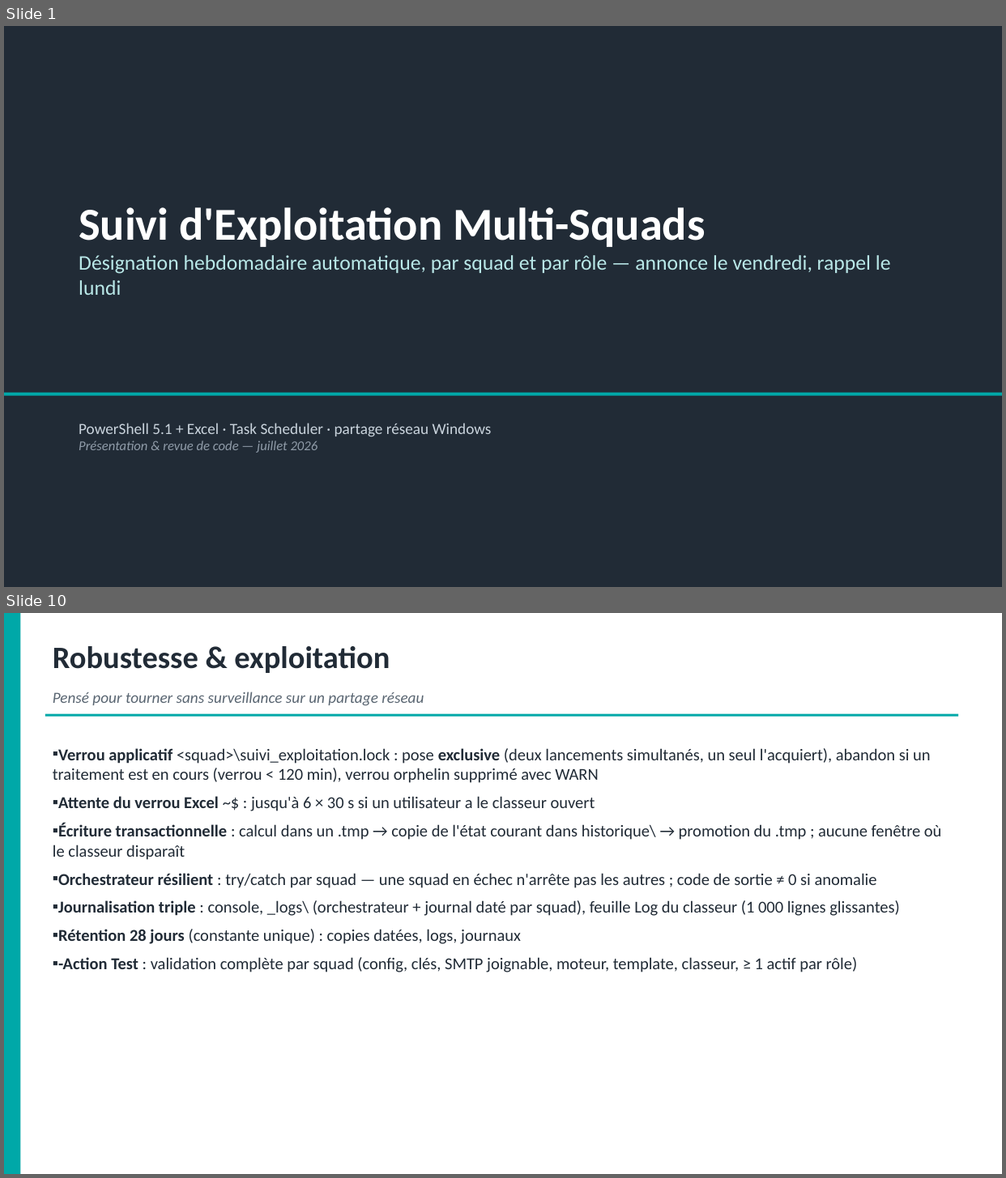
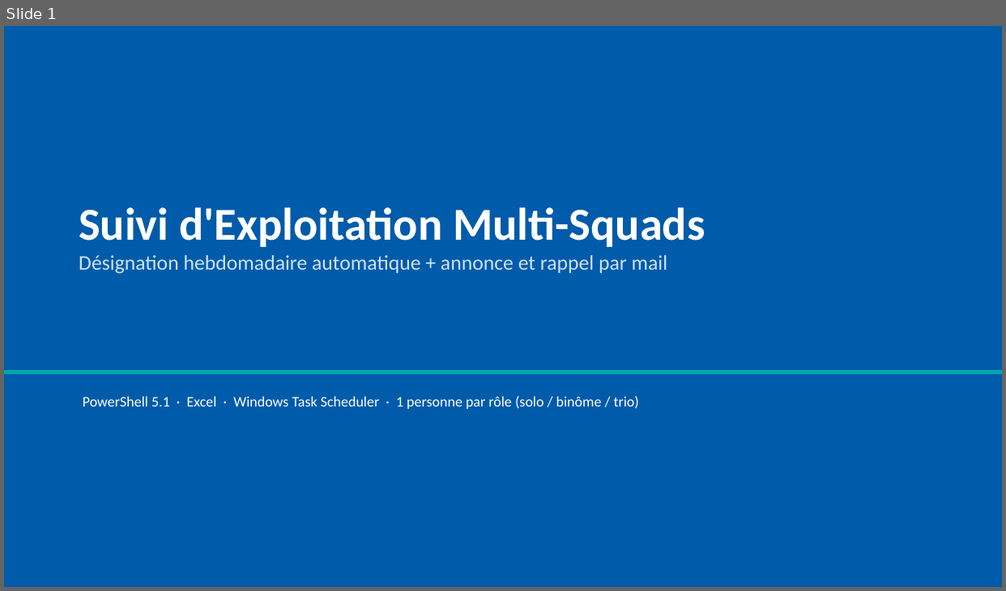
Before and after one commit to lucasyessad/mon_env, a slide deck: docs/Presentation-Suivi-Exploitation.pptx. Shown one above the other, each under a label of ours: slides 1 and 10 before the commit, slide 1 after it; the slides between them are not shown. The pictures are 1006x1178 and 1006x591 pixels, drawn with LibreOffice and Linux fonts; fonts in the diff are those of the drawing. Boxes give left, top, right and bottom in pixels: in the first picture for what was removed or moved away, otherwise in the second. Text is boxed around its words. In the diff, an @@ line names an element or a change of style, - is before the commit and + after.

```diff
--- a/docs/Presentation-Suivi-Exploitation.pptx
+++ b/docs/Presentation-Suivi-Exploitation.pptx
@@ slide 10 removed at bbox=[4, 613, 1002, 1174], background #FFFFFF @@
@@ rectangle removed at bbox=[4, 613, 20, 1174] @@
@@ text removed at bbox=[53, 646, 390, 673] @@
-Robustesse & exploitation
@@ text removed at bbox=[53, 692, 424, 706] @@
-Pensé pour tourner sans surveillance sur un partage réseau
@@ rectangle removed at bbox=[45, 714, 958, 717] @@
@@ text removed at bbox=[53, 748, 942, 973] @@
-▪ Verrou applicatif <squad>\suivi_exploitation.lock : pose exclusive (deux lancements simultanés, un seul l'acquiert), abandon si un traitement est en cours (verrou < 120 min), verrou orphelin supprimé avec WARN
-▪ Attente du verrou Excel ~$ : jusqu'à 6 × 30 s si un utilisateur a le classeur ouvert
-▪ Écriture transactionnelle : calcul dans un .tmp → copie de l'état courant dans historique\ → promotion du .tmp ; aucune fenêtre où le classeur disparaît
-▪ Orchestrateur résilient : try/catch par squad — une squad en échec n'arrête pas les autres ; code de sortie ≠ 0 si anomalie
-▪ Journalisation triple : console, _logs\ (orchestrateur + journal daté par squad), feuille Log du classeur (1 000 lignes glissantes)
-▪ Rétention 28 jours (constante unique) : copies datées, logs, journaux
-▪ -Action Test : validation complète par squad (config, clés, SMTP joignable, moteur, template, classeur, ≥ 1 actif par rôle)
@@ slide 1 changed as well @@
@@ rectangle at bbox=[4, 26, 1002, 587]: fill #212B36 to #005BAA @@
@@ text at bbox=[79, 255, 668, 274]: text changed; text colour #B9E8E8 to #CFE2F3 @@
-Désignation hebdomadaire automatique, par squad et par rôle — annonce le vendredi, rappel le lundi
+Désignation hebdomadaire automatique + annonce et rappel par mail
@@ rectangle: place and size @@
-rectangle at bbox=[4, 393, 1002, 396]
+rectangle at bbox=[4, 370, 1002, 375]
@@ text at bbox=[83, 396, 639, 409]: text changed; size 15 to 14 pt; text colour #C9D3DC to #FFFFFF @@
-PowerShell 5.1 + Excel · Task Scheduler · partage réseau Windows
-Présentation & revue de code — juillet 2026
+PowerShell 5.1 · Excel · Windows Task Scheduler · 1 personne par rôle (solo / binôme / trio)
```
Also in this commit, not shown: 2 other slides changed, 8 slides added, 9 other slides removed, 7 other files.
